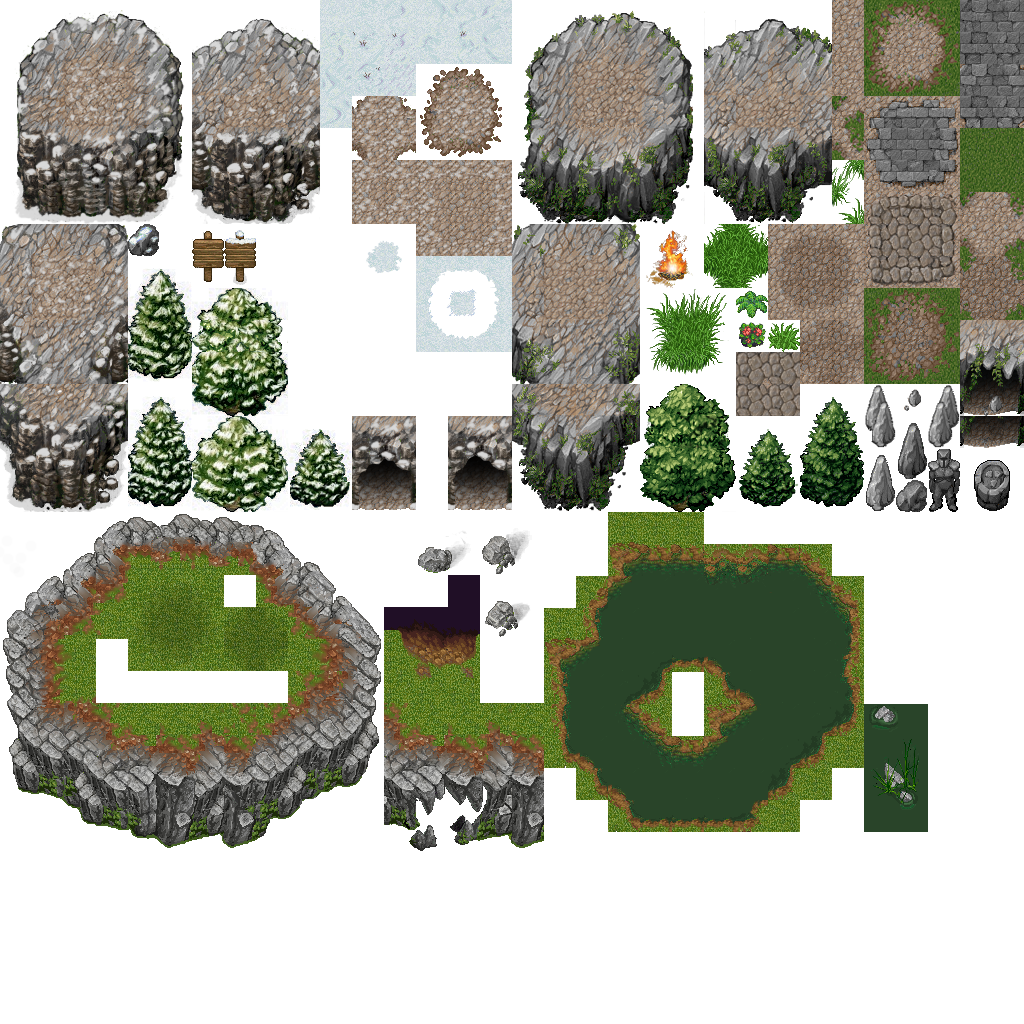
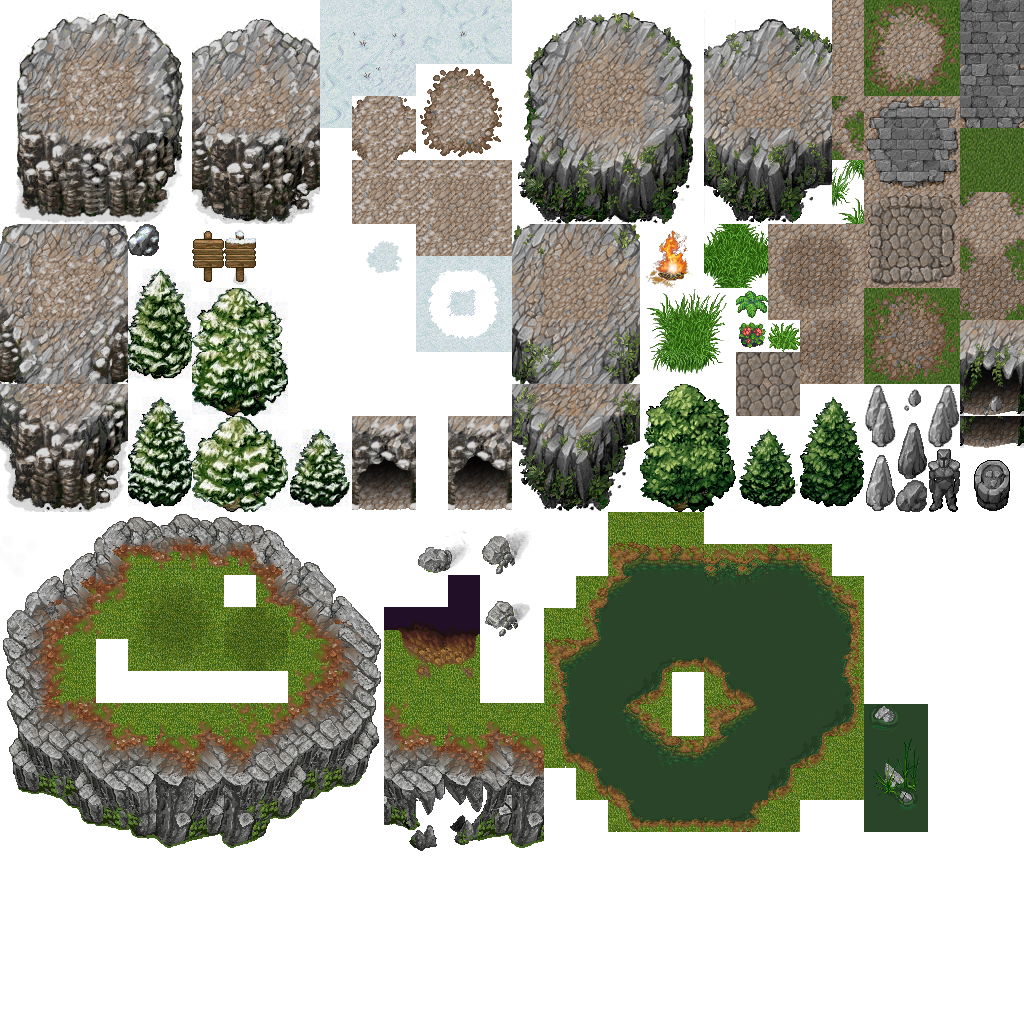
Revision of a layered 1024 x 1024 image; what changed, layer by layer:
painted on "Arrière-plan" over left=832, top=768, right=864, bottom=800
